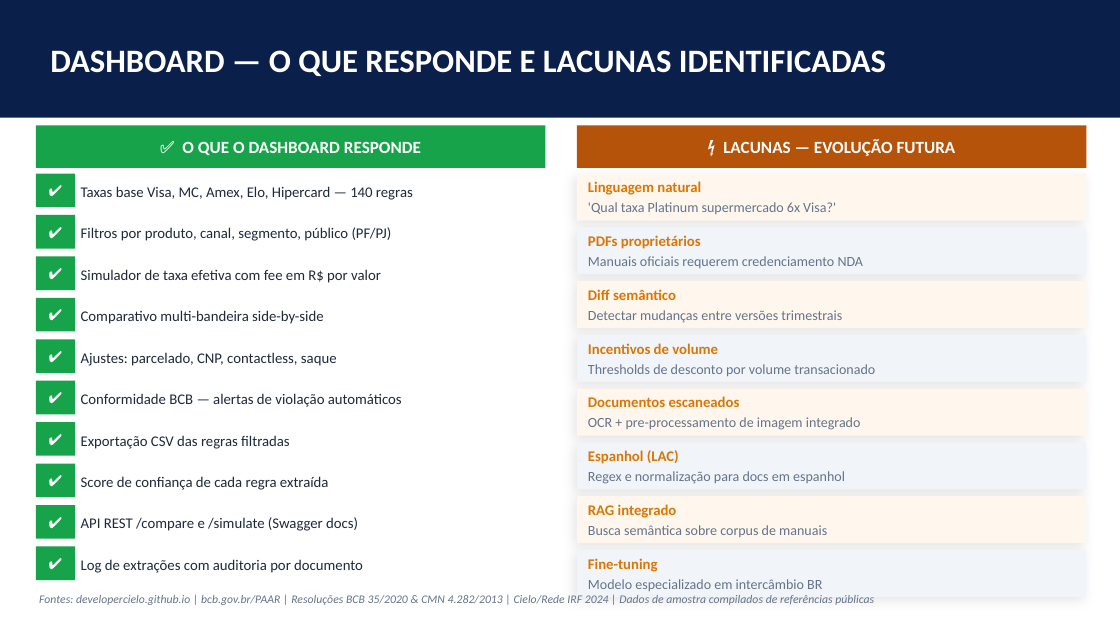
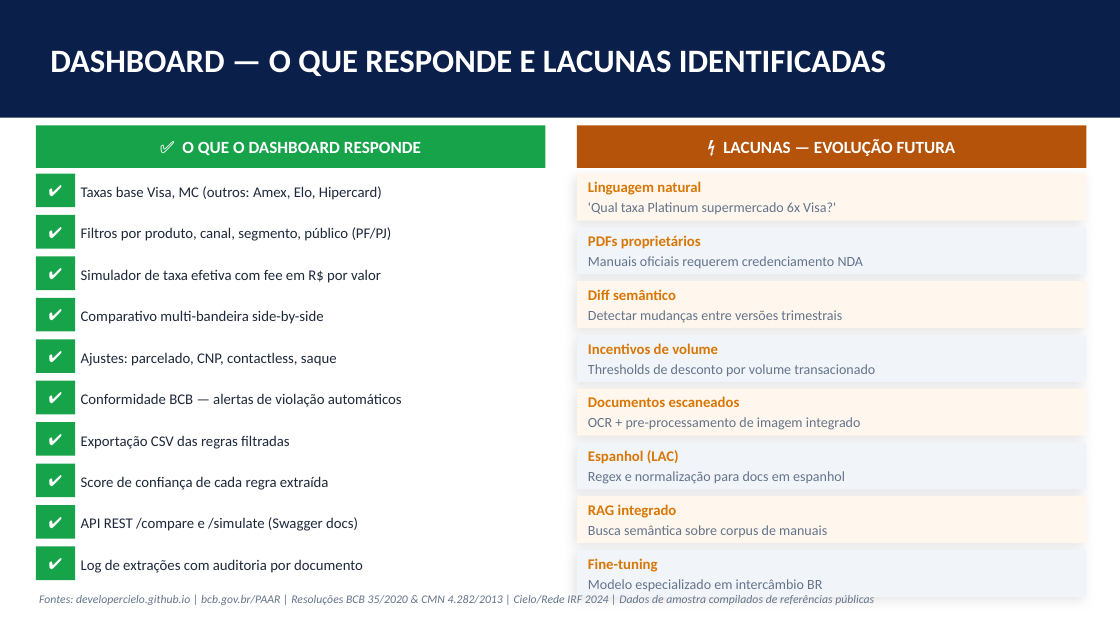
Before and after one commit to nielsencastelo/Interchange-CIELO, a slide deck: slide 10 of docs/Interchange_AI_PhD_Presentation.pptx. Drawn at 1120x630 pixels with LibreOffice and Linux fonts; fonts in the diff are those of the drawing. Boxes give left, top, right and bottom in pixels: in the first picture for what was removed or moved away, otherwise in the second. Text is boxed around its words. In the diff, an @@ line names an element or a change of style, - is before the commit and + after.

```diff
--- a/docs/Interchange_AI_PhD_Presentation.pptx
+++ b/docs/Interchange_AI_PhD_Presentation.pptx
@@ text at (81,186,382,200): text changed @@
-Taxas base Visa, MC, Amex, Elo, Hipercard — 140 regras
+Taxas base Visa, MC (outros: Amex, Elo, Hipercard)
```
Also in this commit, not shown: 8 other slides changed.
